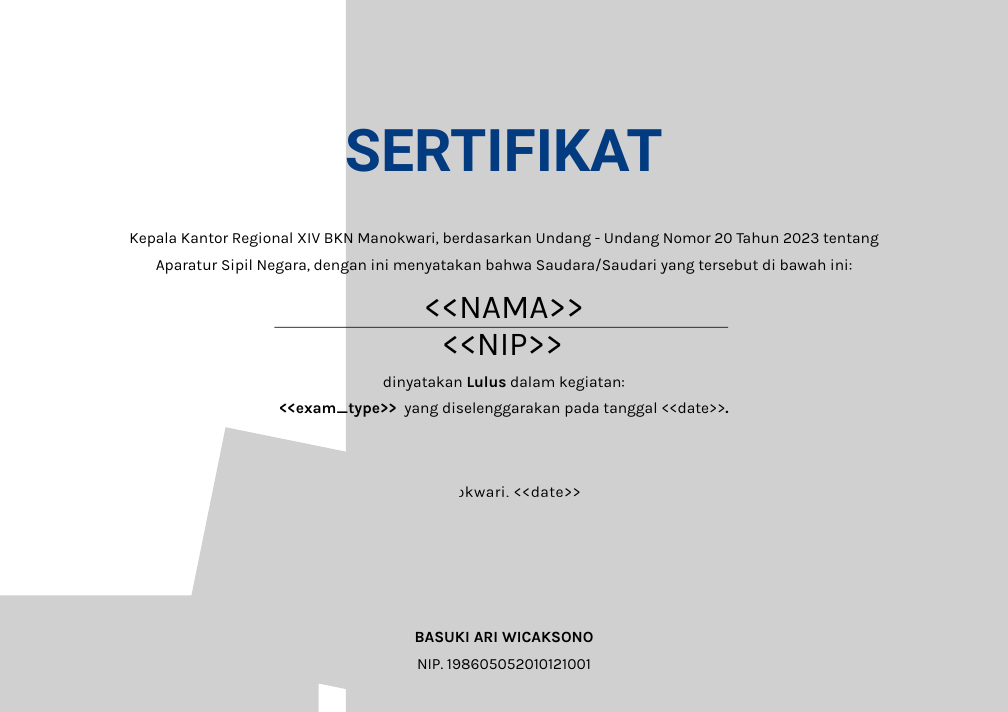
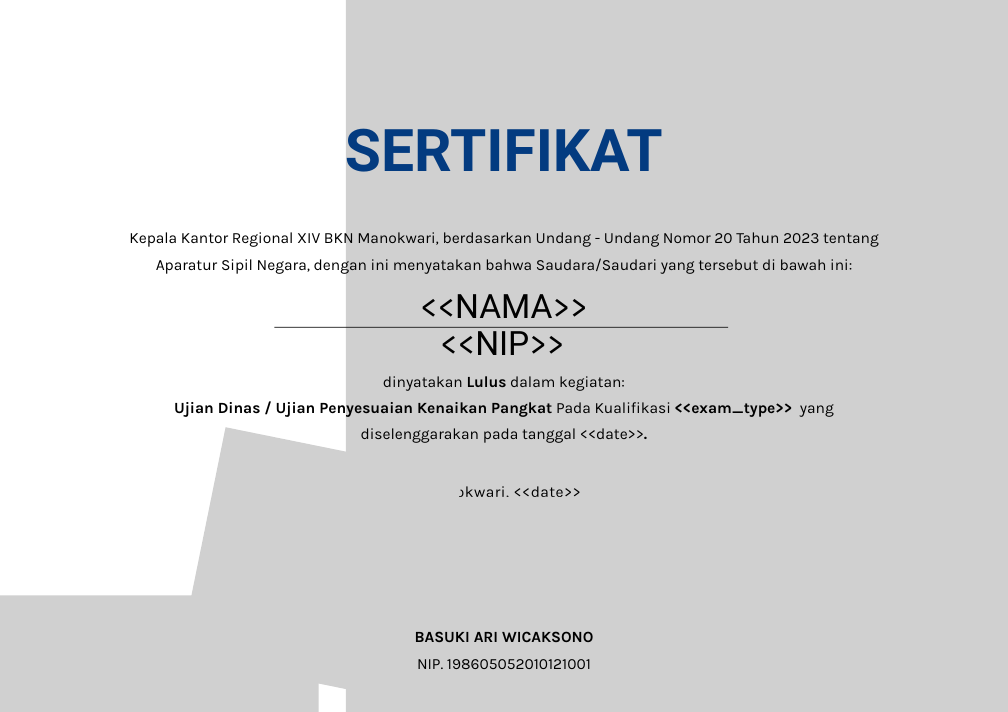
Before and after one commit to cahy00/silapCAT, a slide deck: slide 1 of public/sertifikat_default.pptx. Drawn at 1008x712 pixels with LibreOffice and Linux fonts; fonts in the diff are those of the drawing; grey boxes stand for pictures; background and template pictures are left out. Boxes give left, top, right and bottom in pixels: in the first picture for what was removed or moved away, otherwise in the second. Text is boxed around its words. In the diff, an @@ line names an element or a change of style, - is before the commit and + after.

```diff
--- a/public/sertifikat_default.pptx
+++ b/public/sertifikat_default.pptx
@@ text "<<NAMA>>" at (x1=420, y1=294, x2=588, y2=318): font Karla to Roboto in "<<NAMA>>" @@
@@ text "<<NIP>>" at (x1=440, y1=327, x2=564, y2=355): font Karla to Roboto in "<<NIP>>" @@
@@ text at (x1=174, y1=399, x2=834, y2=443): text changed; bold on @@
-<<exam_type>> yang diselenggarakan pada tanggal <<date>>.
+Ujian Dinas / Ujian Penyesuaian Kenaikan Pangkat Pada Kualifikasi <<exam_type>> yang diselenggarakan pada tanggal <<date>>.
```
Also in this commit, not shown: 1 other file.
